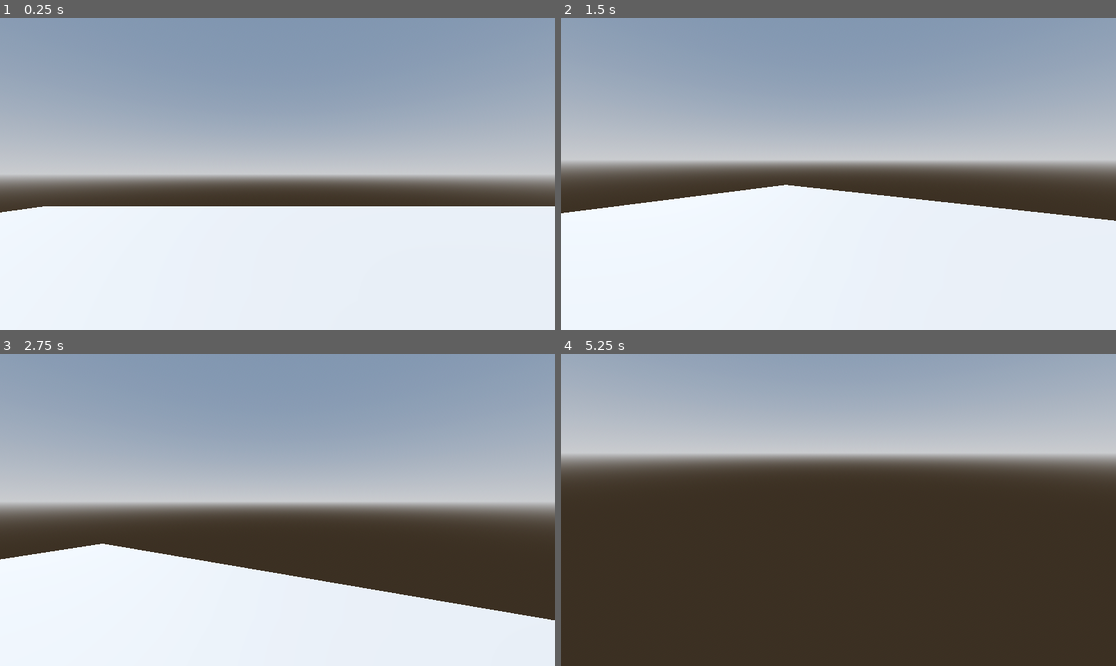
Above: before the commit, frames 1-4 (two rows, left to right).
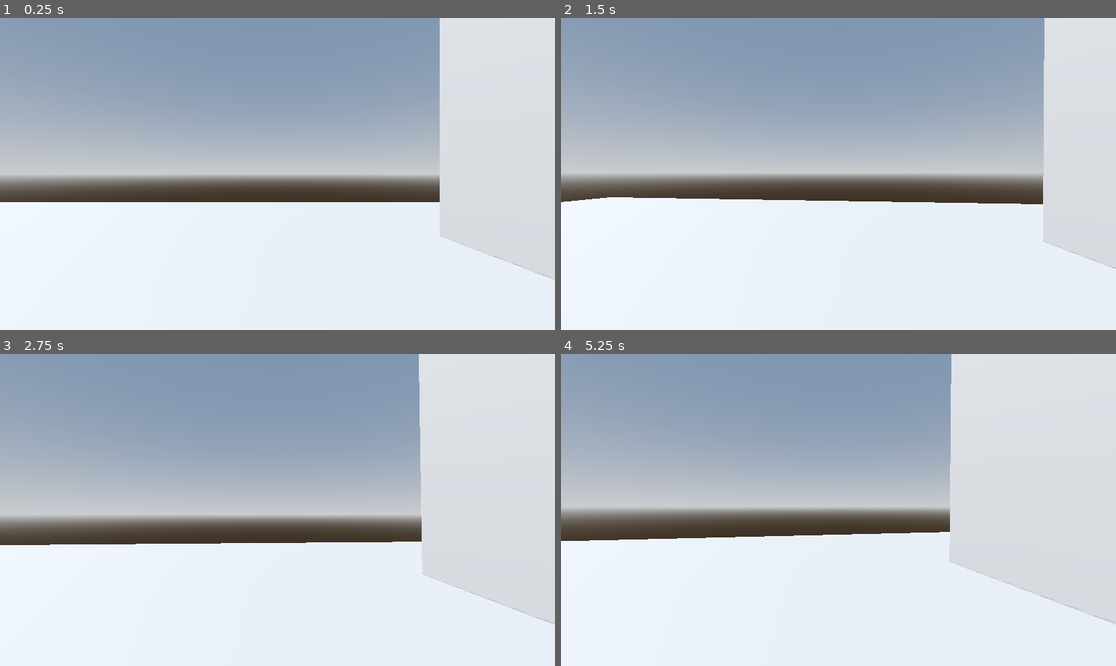
Above: after the commit, the same moments.

Repository: kingdolphin42/BadIdeasGameJam2026
Game: Godot game, scene res://node.tscn
The game is run twice, just before and just after one commit, with the same random seed, the same clock (stepped at 60 frames per second) and the same inputs.
Inputs (mouse positions are in pixels of both pictures, inside the frame that each line leads up to):
- Up to frame 1 (0.25 s): no input
- Up to frame 2 (1.5 s): move the mouse to (960, 158) at 0.52 s; hold Right (ui_right) 0.53-1.28 s; tap Space (Jump) at 0.6, 0.77, 1.07, 1.35 s; click (960, 158) at 0.67 s; tap Enter at 1.25 s; move the mouse to (810, 174) at 1.27 s; hold Up (ui_up) from 1.28 s (still down); click (810, 174) at 1.42 s
- Up to frame 3 (2.75 s): keep holding Up (ui_up); tap Space (Jump) at 1.52, 1.82, 2.1 s; move the mouse to (288, 503) at 2.02 s; click (288, 503) at 2.17 s
- Up to frame 4 (5.25 s): move the mouse to (832, 516) at 2.77 s; tap Space (Jump) at 2.85, 3.02, 3.32, 3.6, 3.77, 4.07, 4.25, 4.35, 4.52, 4.82, 5.1 s; click (832, 516) at 2.92 s; move the mouse to (877, 513) at 3.52 s; click (877, 513) at 3.67 s; tap Escape (ui_cancel) at 4.15 s; move the mouse to (672, 463) at 4.27 s; release Up (ui_up) at 4.28 s; hold Left (ui_left) 4.28-5.03 s; click (672, 463) at 4.42 s; tap Enter at 5 s; move the mouse to (844, 510) at 5.02 s; hold Up (ui_up) from 5.03 s (still down); click (844, 510) at 5.17 s

The runs differ from the first frame. In frame 1, 13% of the frame differs, in the area x 0-100%, y 0-84%; in frame 2, 17%; in frame 3, 31%; in frame 4, 86%, in the area x 0-100%, y 0-100%.

Commit message:
Added camera movement

Diff:
--- /dev/null
+++ b/Playermove.gd
@@ -0,0 +1,30 @@
+extends CharacterBody3D
+
+@onready var head = $Head
+@onready var cam = $Head/Camera3D
+var lookspeed = 0.002
+var movevelo = 7.0
+var jumpvelo = 4.5
+var look_rotation_y = 0.0
+var look_rotation_x = 0.0
+
+# Called when the node enters the scene tree for the first time.
+func _ready() -> void:
+	Input.mouse_mode = Input.MOUSE_MODE_CAPTURED
+
+func _unhandled_input(event: InputEvent) -> void:
+	if Input.is_action_just_pressed("ui_cancel"):
+		if Input.mouse_mode == Input.MOUSE_MODE_HIDDEN:
+			Input.mouse_mode = Input.MOUSE_MODE_VISIBLE
+		else:
+			Input.mouse_mode = Input.MOUSE_MODE_HIDDEN
+	if event is InputEventMouseMotion and Input.mouse_mode != Input.MOUSE_MODE_HIDDEN:
+		print("hello")
+		look_rotation_x = -event.relative.y * lookspeed
+		head.rotate_x(clamp(look_rotation_x, deg_to_rad(-89), deg_to_rad(89.0)))
+		rotate_y(-event.relative.x * lookspeed)
+
+
+# Called every frame. 'delta' is the elapsed time since the previous frame.
+func _process(delta: float) -> void:
+	pass
--- a/node.tscn
+++ b/node.tscn
@@ -1,11 +1,11 @@
 [gd_scene format=3 uid="uid://dqk2i3ghbv4wc"]
 
 [ext_resource type="PackedScene" uid="uid://bi1n0s3i7tw7p" path="res://proto_controller.tscn" id="1_j2q8x"]
-[ext_resource type="Script" uid="uid://cx0xg06w5mt2i" path="res://proto_controller.gd" id="2_j2q8x"]
+[ext_resource type="Script" uid="uid://dblywnjygma84" path="res://Playermove.gd" id="2_tda05"]
 [ext_resource type="ArrayMesh" uid="uid://b7sssajou2ri5" path="res://assets/Desk.obj" id="3_e2u21"]
-[ext_resource type="PackedScene" uid="uid://bot285402psqa" path="res://Cubicle.tscn" id="3_tda05"]
+[ext_resource type="PackedScene" path="res://Cubicle.tscn" id="3_tda05"]
 [ext_resource type="ArrayMesh" uid="uid://dd1j1r3yjydu0" path="res://assets/chair.obj" id="4_bss38"]
-[ext_resource type="PackedScene" path="res://Chair.tscn" id="5_bss38"]
+[ext_resource type="PackedScene" uid="uid://cy28jp85ki37k" path="res://Chair.tscn" id="5_bss38"]
 
 [sub_resource type="ProceduralSkyMaterial" id="ProceduralSkyMaterial_112p8"]
 sky_horizon_color = Color(0.66224277, 0.6717428, 0.6867428, 1)
@@ -23,8 +23,8 @@
 [node name="Node" type="Node" unique_id=979387307]
 
 [node name="ProtoController" parent="." unique_id=1154299138 instance=ExtResource("1_j2q8x")]
-transform = Transform3D(37.17037, 0, 0, 0, 1, 0, 0, 0, 26.082937, 0, 0, 0)
-script = ExtResource("2_j2q8x")
+transform = Transform3D(1, 0, 0, 0, 1, 0, 0, 0, 1, 0, 0.61980224, 0)
+script = ExtResource("2_tda05")
 
 [node name="WorldEnvironment" type="WorldEnvironment" parent="." unique_id=1658595193]
 environment = SubResource("Environment_bss38")
--- a/player.gd
+++ /dev/null
@@ -1,28 +0,0 @@
-extends CharacterBody3D
-
-
-const SPEED = 5.0
-const JUMP_VELOCITY = 4.5
-
-
-func _physics_process(delta: float) -> void:
-	# Add the gravity.
-	if not is_on_floor():
-		velocity += get_gravity() * delta
-
-	# Handle jump.
-	if Input.is_action_just_pressed("Jump") and is_on_floor():
-		velocity.y = JUMP_VELOCITY
-
-	# Get the input direction and handle the movement/deceleration.
-	# As good practice, you should replace UI actions with custom gameplay actions.
-	var input_dir := Input.get_vector("ui_left", "ui_right", "ui_up", "ui_down")
-	var direction := (transform.basis * Vector3(input_dir.x, 0, input_dir.y)).normalized()
-	if direction:
-		velocity.x = direction.x * SPEED
-		velocity.z = direction.z * SPEED
-	else:
-		velocity.x = move_toward(velocity.x, 0, SPEED)
-		velocity.z = move_toward(velocity.z, 0, SPEED)
-
-	move_and_slide()
--- a/project.godot
+++ b/project.godot
@@ -14,10 +14,6 @@
 run/main_scene="uid://dqk2i3ghbv4wc"
 config/features=PackedStringArray("4.6", "Forward Plus")
 config/icon="res://icon.svg"
-
-[editor_plugins]
-
-enabled=PackedStringArray()
 
 [input]
 
Not shown, added: Playermove.gd.uid
Not shown, removed: player.gd.uid
